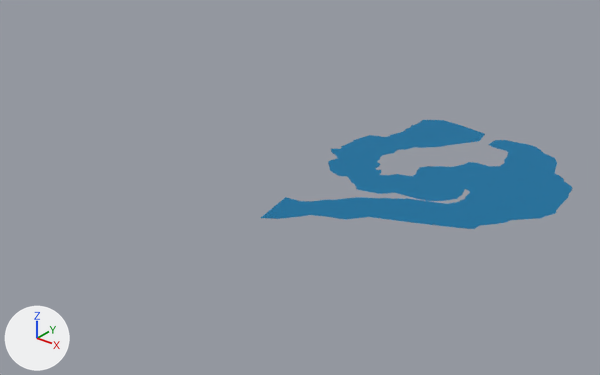
Two versions of the FBX model Assets/Models/Terrains/Water.FBX, one commit apart.
Both versions are drawn from a 50 mm camera at (109.1, -240.8, 188.9) aimed at (-65.9, -22.1, 53.3). The axes (+X, +Y, +Z) are drawn at lower left. The lights are the same throughout. Where no turn or scale is listed for an object, it has been applied to the vertices.

Names of what the first picture shows: 'Water'.
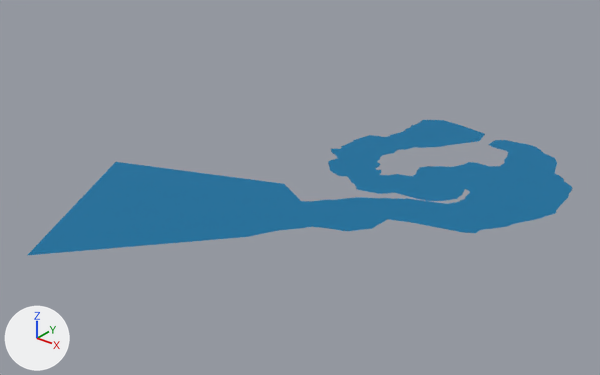
Where the newer file only moved an object's origin or applied its transform, the numbers keep the older frame.

The edits, one by one:
me_mesh is used by ob_water; location (-4.4, 11.3, 61.1).
me_mesh had 180 vertices, 1 face and spanned x -76.5..20.7, y -59.4..63.6, z -9.1..-9.0.
me_mesh now has 182 vertices, 180 faces and spans x -135.9..20.7, y -125.7..63.6, z -9.1..-9.0.
Part 1, on me_mesh:
7 vertices are removed from x -58.7..10.5, y -59.4..-6.0, z -9.1.
1 face is deleted.
4 vertices in x -48.7..-29.5, y -50.0..-34.8, z -9.1 move by (5.6, -6.6, 0.0).
6 vertices move from x -62.2..9.9, y -42.5..-8.6, z -9.1 to x -69.9..11.7, y -49.0..-10.9, z -9.1.
9 vertices are added at x -135.9..12.3, y -125.7..-8.3, z -9.1.
180 new faces join them.

Pixel boxes (x1, y1, x2, y2) of what changed, in the pictures (600 x 375 px):
'Water', reshaped (75% wider, 24% taller): before (261, 120, 572, 229); after (28, 120, 572, 255)
